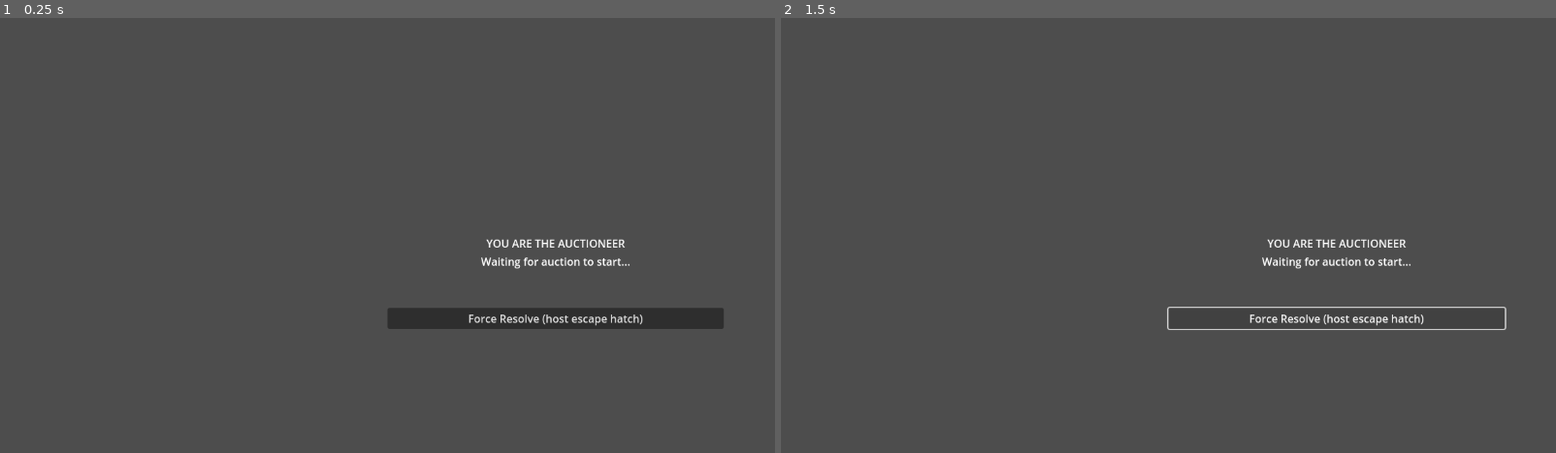
Above: before the commit, frames 1-2 (left to right).
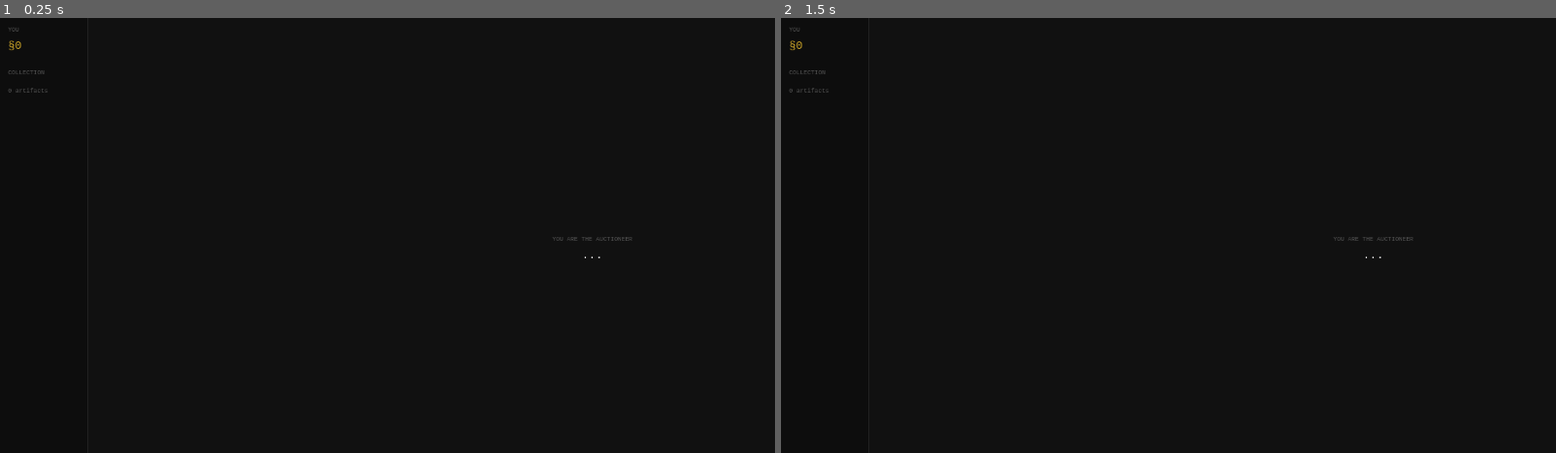
Above: after the commit, the same moments.

Repository: kevinBlum/hot-garbage
Game: Godot game, scene res://src/scenes/auctioneer_view.tscn
Same seed, same stepped clock (60 frames per second), same inputs: the game is played once before the commit and once after it. This scene is started directly instead of the project's main scene.
Inputs (mouse positions are in pixels of both pictures, inside the frame that each line leads up to):
- Up to frame 1 (0.25 s): no input
- Up to frame 2 (1.5 s): tap Enter at 0.5 s; click (1339, 318) at 1.25 s, where only the run before the commit has a clickable "Force Resolve (host escape ha…"

The runs differ from the first frame. In frame 1, 100% of the frame differs, in the area x 0-100%, y 0-100%; in frame 2, 100%.

Commit message:
feat: auctioneer_view pitch phase with countdown and open-early

Diff:
--- a/hot-garbage-godot/src/scenes/auctioneer_view.gd
+++ b/hot-garbage-godot/src/scenes/auctioneer_view.gd
@@ -1,56 +1,155 @@
 extends Control
 
-var _artifact_label: Label
+const _UITheme = preload("res://src/scenes/ui_theme.gd")
+
+var _hud: Control
+var _role_label: Label
+var _name_label: Label
+var _cat_label: Label
+var _flavor_label: Label
 var _value_label: Label
-var _bid_count_label: Label
+var _countdown_label: Label
+var _open_early_btn: Button
+var _bid_status_label: Label
 var _force_btn: Button
+
 var _expected_bids: int = 0
 var _received_bids: int = 0
+var _pitch_seconds_left: float = 0.0
+var _counting: bool = false
 
 func _ready() -> void:
 	_build_ui()
-	# Count expected bids = all peers minus self
 	_expected_bids = NetworkManager.get_peer_ids().size()
 
 func _build_ui() -> void:
+	_UITheme.add_bg(self)
+
+	# HUD sidebar
+	const HUDScript = preload("res://src/scenes/hud.gd")
+	_hud = HUDScript.new()
+	add_child(_hud)
+
+	# Main content area — offset right of HUD
+	var main := Control.new()
+	main.set_anchors_preset(Control.PRESET_FULL_RECT)
+	main.offset_left = _UITheme.HUD_WIDTH
+	add_child(main)
+
 	var vbox := VBoxContainer.new()
 	vbox.set_anchors_preset(Control.PRESET_CENTER)
-	vbox.custom_minimum_size = Vector2(500, 400)
-	add_child(vbox)
+	vbox.custom_minimum_size = Vector2(480, 480)
+	vbox.add_theme_constant_override("separation", _UITheme.GAP)
+	main.add_child(vbox)
 
-	var role_lbl := Label.new()
-	role_lbl.text = "YOU ARE THE AUCTIONEER"
-	role_lbl.horizontal_alignment = HORIZONTAL_ALIGNMENT_CENTER
-	vbox.add_child(role_lbl)
+	_role_label = Label.new()
+	_role_label.text = "YOU ARE THE AUCTIONEER"
+	_role_label.horizontal_alignment = HORIZONTAL_ALIGNMENT_CENTER
+	_UITheme.style_section_label(_role_label)
+	vbox.add_child(_role_label)
 
-	_artifact_label = Label.new()
-	_artifact_label.text = "Waiting for auction to start..."
-	_artifact_label.horizontal_alignment = HORIZONTAL_ALIGNMENT_CENTER
-	_artifact_label.autowrap_mode = TextServer.AUTOWRAP_WORD_SMART
-	vbox.add_child(_artifact_label)
+	_name_label = Label.new()
+	_name_label.text = "..."
+	_name_label.horizontal_alignment = HORIZONTAL_ALIGNMENT_CENTER
+	_name_label.autowrap_mode = TextServer.AUTOWRAP_WORD_SMART
+	_UITheme.style_label(_name_label, _UITheme.FS_ARTIFACT, _UITheme.TEXT)
+	vbox.add_child(_name_label)
+
+	_cat_label = Label.new()
+	_cat_label.horizontal_alignment = HORIZONTAL_ALIGNMENT_CENTER
+	_UITheme.style_label(_cat_label, _UITheme.FS_LABEL, _UITheme.DIM)
+	vbox.add_child(_cat_label)
+
+	_flavor_label = Label.new()
+	_flavor_label.horizontal_alignment = HORIZONTAL_ALIGNMENT_CENTER
+	_flavor_label.autowrap_mode = TextServer.AUTOWRAP_WORD_SMART
+	_UITheme.style_label(_flavor_label, _UITheme.FS_BODY, _UITheme.DIM)
+	vbox.add_child(_flavor_label)
+
+	var spacer := Control.new()
+	spacer.custom_minimum_size = Vector2(0, _UITheme.GAP)
+	vbox.add_child(spacer)
 
 	_value_label = Label.new()
 	_value_label.horizontal_alignment = HORIZONTAL_ALIGNMENT_CENTER
+	_UITheme.style_label(_value_label, _UITheme.FS_VALUE, _UITheme.GOLD)
 	vbox.add_child(_value_label)
 
-	_bid_count_label = Label.new()
-	_bid_count_label.horizontal_alignment = HORIZONTAL_ALIGNMENT_CENTER
-	vbox.add_child(_bid_count_label)
+	_countdown_label = Label.new()
+	_countdown_label.horizontal_alignment = HORIZONTAL_ALIGNMENT_CENTER
+	_UITheme.style_label(_countdown_label, _UITheme.FS_TIMER, _UITheme.TEXT)
+	vbox.add_child(_countdown_label)
+
+	_bid_status_label = Label.new()
+	_bid_status_label.horizontal_alignment = HORIZONTAL_ALIGNMENT_CENTER
+	_bid_status_label.visible = false
+	_UITheme.style_label(_bid_status_label, _UITheme.FS_BODY, _UITheme.DIM)
+	vbox.add_child(_bid_status_label)
+
+	_open_early_btn = Button.new()
+	_open_early_btn.text = "OPEN EARLY"
+	_open_early_btn.pressed.connect(_on_open_early_pressed)
+	_UITheme.style_ghost_button(_open_early_btn)
+	_open_early_btn.visible = false
+	vbox.add_child(_open_early_btn)
 
 	if NetworkManager.is_host():
 		_force_btn = Button.new()
-		_force_btn.text = "Force Resolve (host escape hatch)"
+		_force_btn.text = "FORCE RESOLVE"
 		_force_btn.pressed.connect(func(): GameServer.force_resolve())
+		_UITheme.style_ghost_button(_force_btn)
+		_force_btn.visible = false
 		vbox.add_child(_force_btn)
 
-func on_auctioneer_reveal(artifact: Dictionary) -> void:
+func on_auctioneer_reveal(artifact: Dictionary, pitch_duration: int) -> void:
 	_received_bids = 0
-	_artifact_label.text = "%s\n%s\n\n\"%s\"" % [artifact.name, artifact.category.to_upper(), artifact.flavor]
+	_name_label.text = artifact.name
+	var cat: String = artifact.get("category", "")
+	_cat_label.text = cat.to_upper()
+	_cat_label.add_theme_color_override("font_color", _UITheme.cat_color(cat))
+	_flavor_label.text = '"%s"' % artifact.get("flavor", "")
 	_value_label.text = "TRUE VALUE: §%d" % artifact.value
-	_bid_count_label.text = "Bids received: 0 / %d" % _expected_bids
+
+	_pitch_seconds_left = float(pitch_duration)
+	_counting = true
+	_countdown_label.visible = true
+	_update_countdown_display()
+
+	_open_early_btn.visible = true
+	_open_early_btn.disabled = false
+	_bid_status_label.visible = false
+
 	if not NetworkManager.bid_received.is_connected(_on_bid_count_update):
 		NetworkManager.bid_received.connect(_on_bid_count_update)
 
+func on_open_bidding() -> void:
+	_counting = false
+	_countdown_label.text = "BIDDING OPEN"
+	_open_early_btn.visible = false
+	_bid_status_label.visible = true
+	_bid_status_label.text = "Bids received: 0 / %d" % _expected_bids
+	if _force_btn != null:
+		_force_btn.visible = true
+
 func _on_bid_count_update(_peer_id: int, _amount: int) -> void:
 	_received_bids += 1
-	_bid_count_label.text = "Bids received: %d / %d" % [_received_bids, _expected_bids]
+	_bid_status_label.text = "Bids received: %d / %d" % [_received_bids, _expected_bids]
+
+func _on_open_early_pressed() -> void:
+	_open_early_btn.disabled = true
+	NetworkManager.send_open_early()
+
+func _process(delta: float) -> void:
+	if not _counting:
+		return
+	_pitch_seconds_left -= delta
+	if _pitch_seconds_left < 0.0:
+		_pitch_seconds_left = 0.0
+		_counting = false
+	_update_countdown_display()
+
+func _update_countdown_display() -> void:
+	var secs: int = int(ceil(_pitch_seconds_left))
+	var mins: int = secs / 60
+	var s: int = secs % 60
+	_countdown_label.text = "%d:%02d" % [mins, s]
